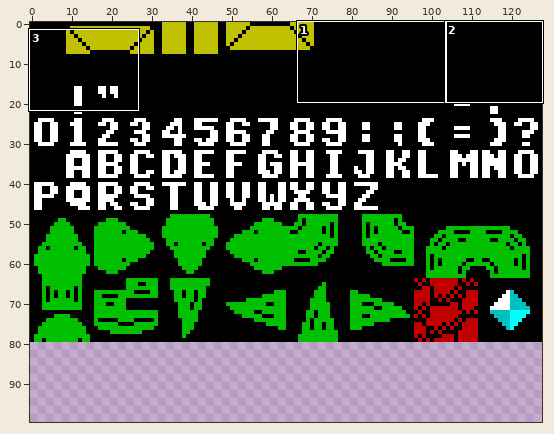
Two states of a sprite sheet, res/charset.png. Above, an overview of the earlier version with the close-up marked.
Close-up. Before the edit:
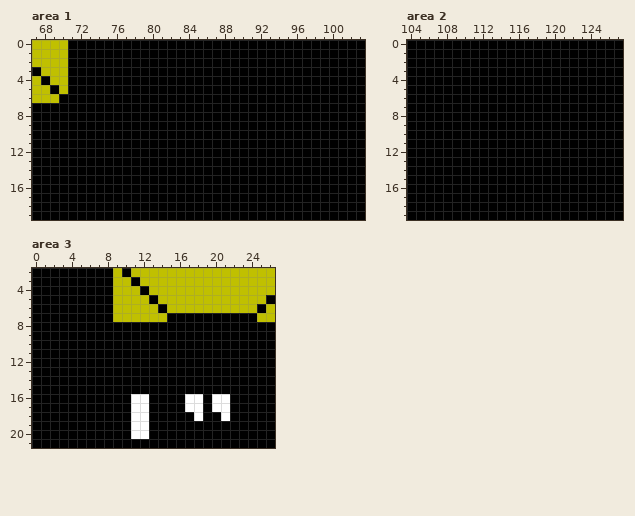
The file is 128x128 pixels. Shown: area 1: x 67..103, y 0..19; area 2: x 104..127, y 0..19; area 3: x 0..26, y 2..21. The wide view leaves out empty margins. The commit also changed other parts of the picture, which this record leaves out.
New version:
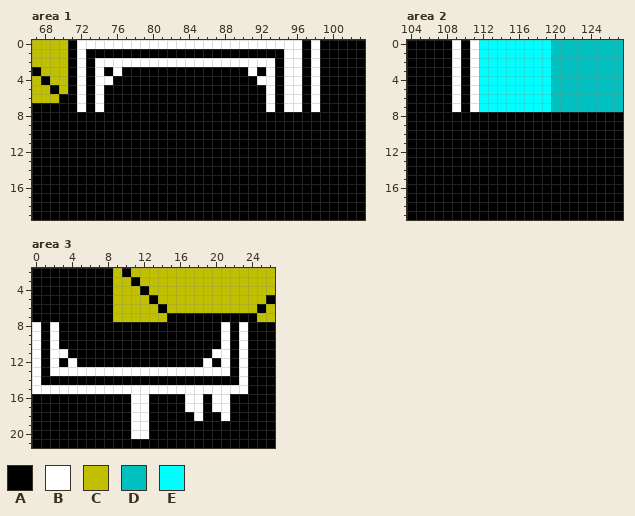
Palette (. is transparent): A #000000  B #ffffff  C #c0c000  D #00c0c0  E #00ffff
The edit:
Area 1:
Colour B replaces colour A in row 0 at x 72 to 96 and 98; in row 1 at x 72, 95 to 96 and 98; in row 2 at x 72, 74 to 93, 95 to 96 and 98; in row 3 at x 72, 74, 76, 91, 93, 95 to 96 and 98; in row 4 at x 72, 74 to 75, 92 to 93, 95 to 96 and 98; in rows 5 to 7 at x 72, 74, 93, 95 to 96 and 98.
Area 2:
Colour B replaces colour A in rows 0 to 7 at x 109 and 111.
Colour D replaces colour A in rows 0 to 7 at x 120 to 127.
Colour E replaces colour A in rows 0 to 7 at x 112 to 119.
Area 3:
Colour B replaces colour A in rows 8 to 10 at x 0, 2, 21 and 23; in row 11 at x 0, 2 to 3, 20 to 21 and 23; in row 12 at x 0, 2, 4, 19, 21 and 23; in row 13 at x 0, 2 to 21 and 23; in row 14 at x 0 and 23; in row 15 at x 0 to 23.
